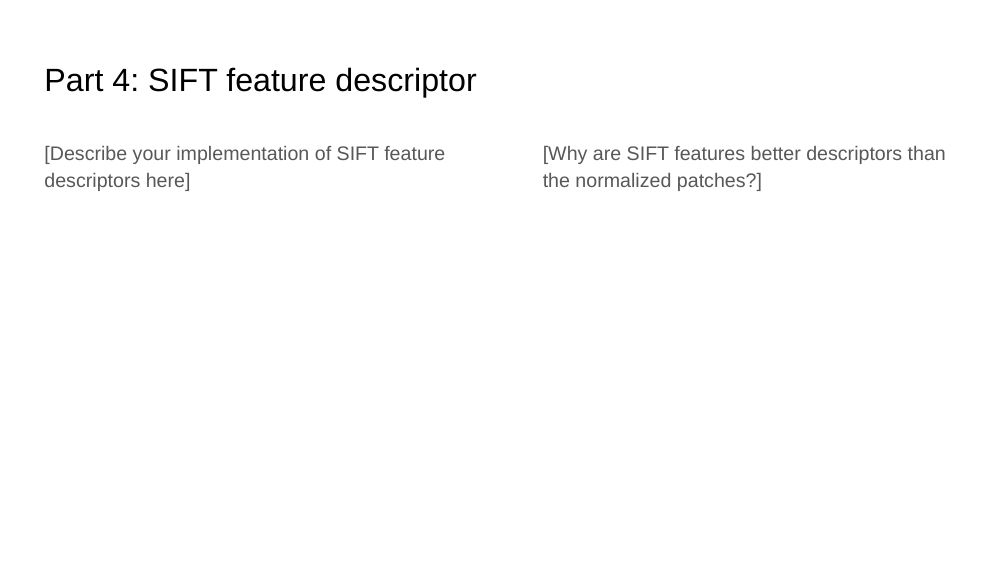
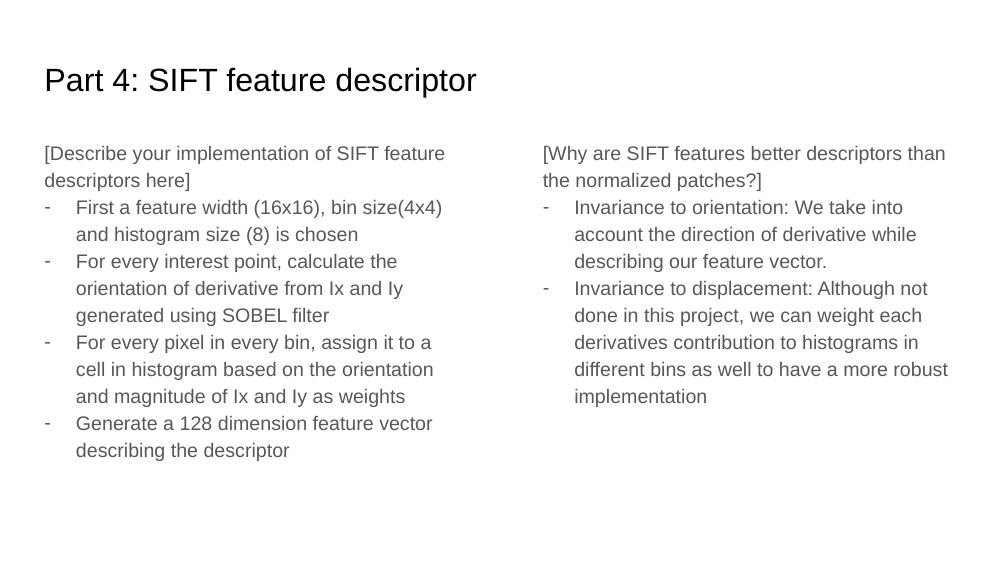
Before and after one commit to m-a-c-e/Computer-Vision, a slide deck: slide 13 of project-2/docs/proj2_report.pptx. Drawn at 1008x567 pixels with LibreOffice and Linux fonts; fonts in the diff are those of the drawing. Boxes give left, top, right and bottom in pixels: in the first picture for what was removed or moved away, otherwise in the second. Text is boxed around its words. In the diff, an @@ line names an element or a change of style, - is before the commit and + after.

Commit message:
finished SIFT descriptor

```diff
--- a/project-2/docs/proj2_report.pptx
+++ b/project-2/docs/proj2_report.pptx
@@ text at [76,200,443,461]: paragraphs added @@
+– First a feature width (16x16), bin size(4x4) and histogram size (8) is chosen
+– For every interest point, calculate the orientation of derivative from Ix and Iy generated using SOBEL filter
+– For every pixel in every bin, assign it to a cell in histogram based on the orientation and magnitude of Ix and Iy as weights
+– Generate a 128 dimension feature vector describing the descriptor
@@ text at [574,200,948,407]: paragraphs added @@
+– Invariance to orientation: We take into account the direction of derivative while describing our feature vector.
+– Invariance to displacement: Although not done in this project, we can weight each derivatives contribution to histograms in different bins as well to have a more robust implementation
```
Also in this commit, not shown: 18 other slides changed, 32 other files.
